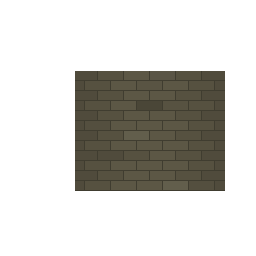
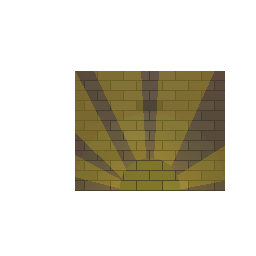
Before/after of a 256 × 256 layered artwork. What changed in the layer stack:
added layer "Layer 5" (20%) above "Layer 4" over (x1=75, y1=71, x2=225, y2=189)
added layer "Layer 4" (overlay, 40%) above "Layer 1" over (x1=75, y1=71, x2=225, y2=191)
